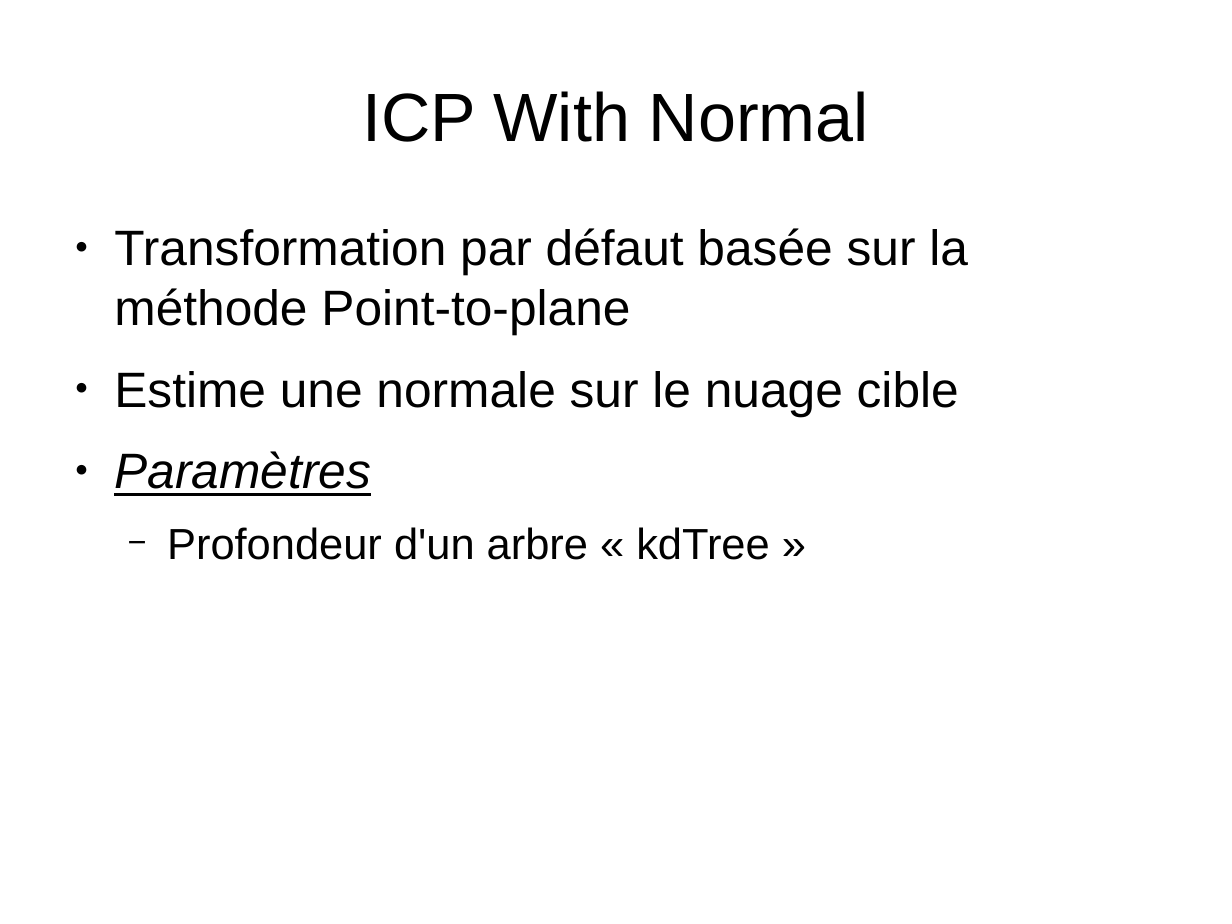
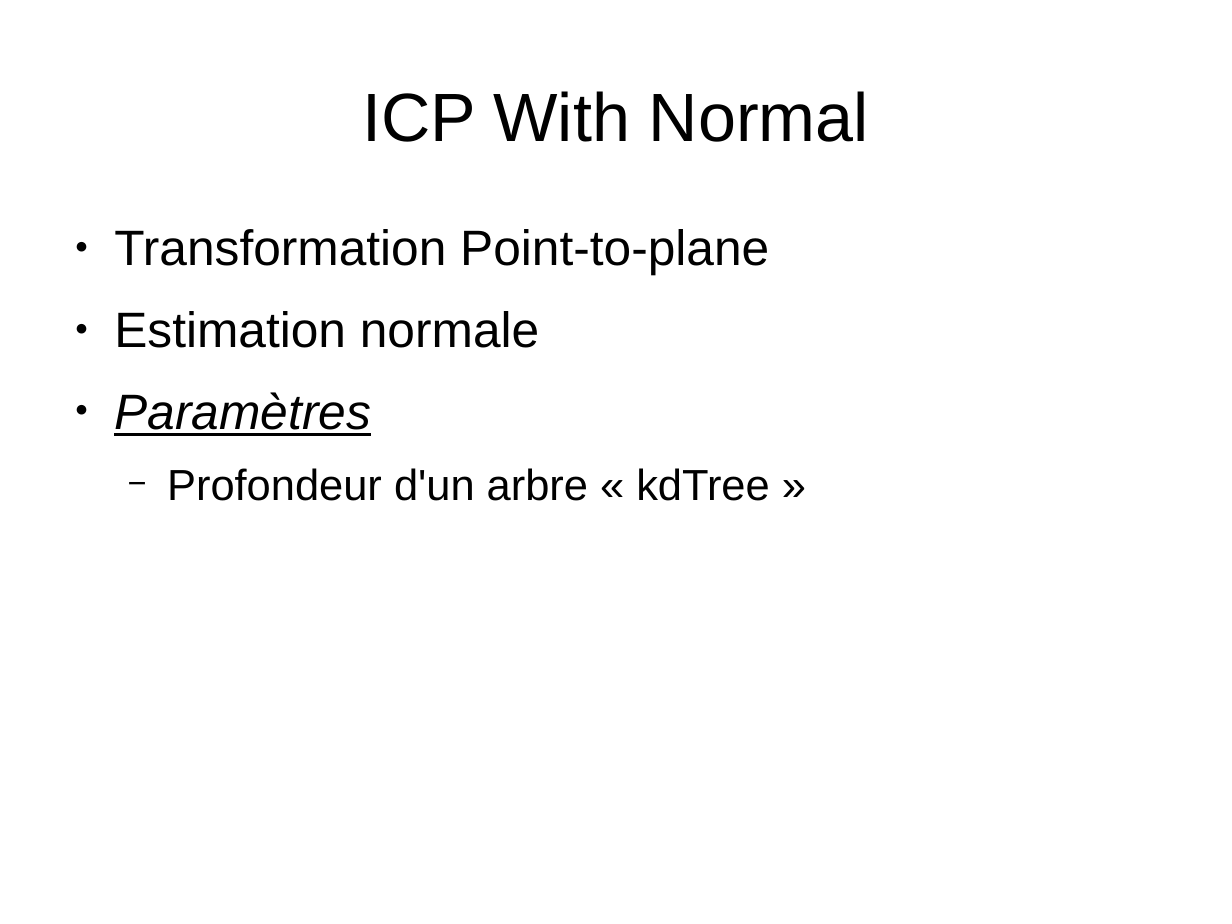
Before and after one commit to MABILYJohan/TER_Recalage_multi_points, a slide deck: slide 13 of Rapports et diapos/Diapositive_TER.odp. Drawn at 1232x924 pixels with LibreOffice and Linux fonts; fonts in the diff are those of the drawing; background and template pictures are left out. Boxes give left, top, right and bottom in pixels: in the first picture for what was removed or moved away, otherwise in the second. Text is boxed around its words. In the diff, an @@ line names an element or a change of style, - is before the commit and + after.

```diff
--- a/Rapports et diapos/Diapositive_TER.odp
+++ b/Rapports et diapos/Diapositive_TER.odp
@@ text at (114,229,769,348): text changed @@
-● Transformation par défaut basée sur la méthode Point-to-plane
-● Estime une normale sur le nuage cible
+● Transformation Point-to-plane
+● Estimation normale
```
Also in this commit, not shown: 8 other slides changed.
